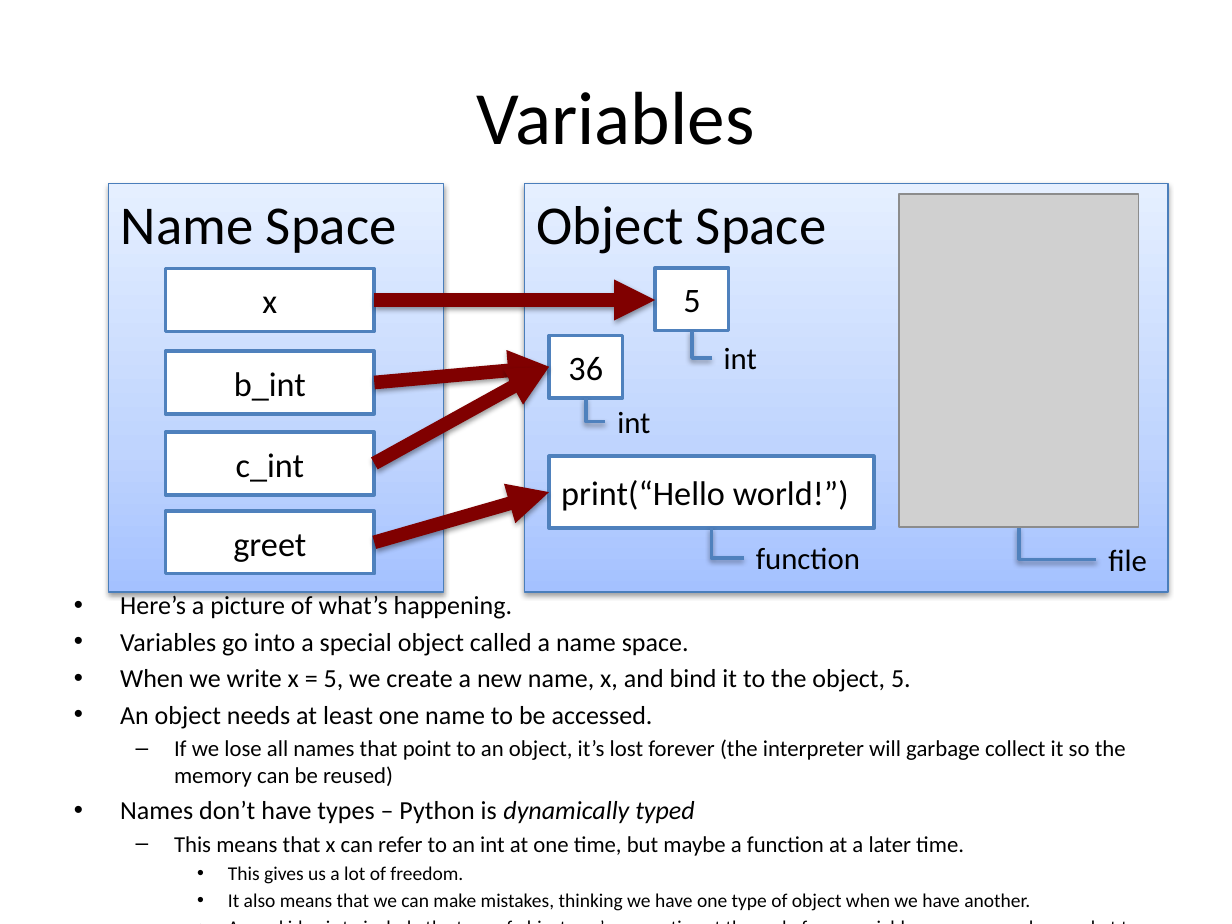
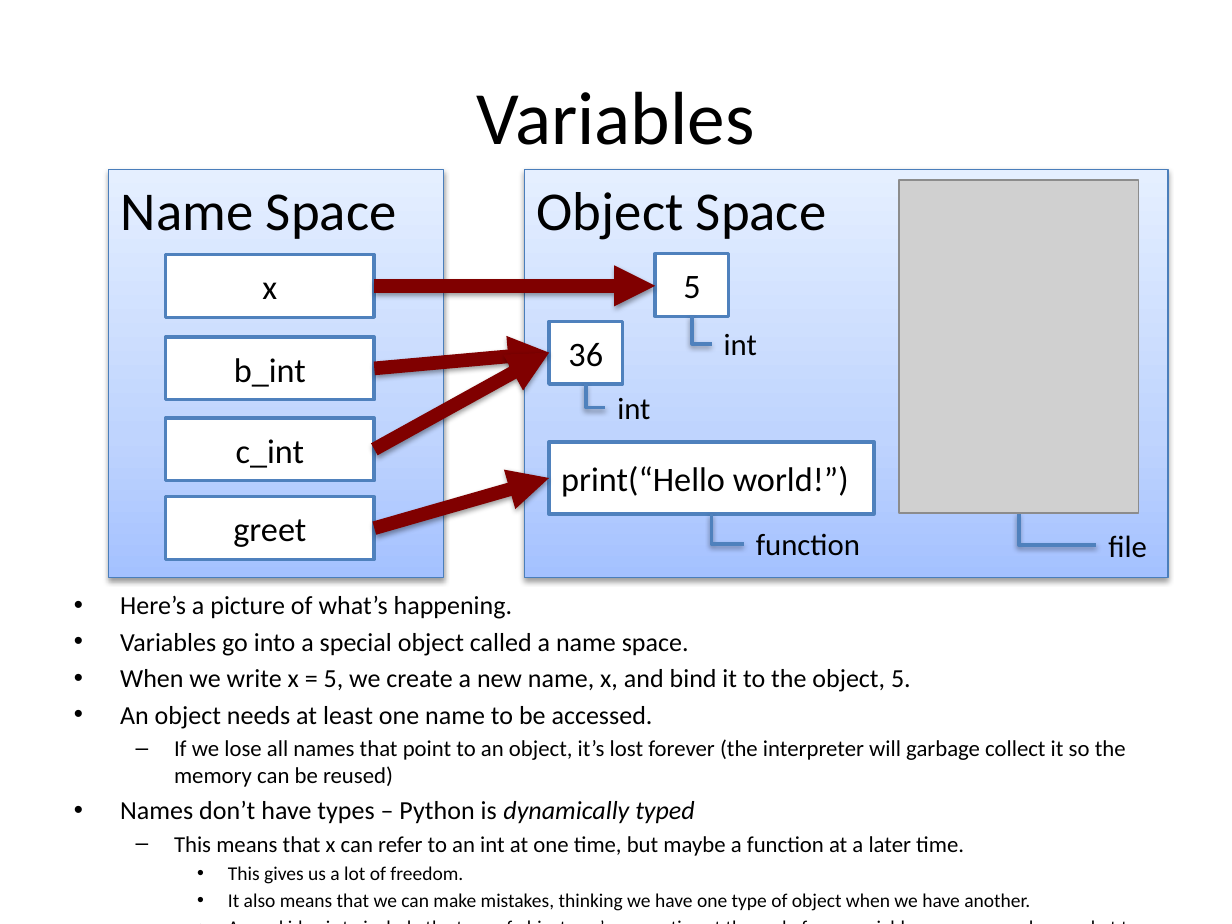
Before and after one commit to zengm71/Course-Overview, a slide deck: slide 3 of week_1/1.9 Variables.pptx. Drawn at 1232x924 pixels with LibreOffice and Linux fonts; fonts in the diff are those of the drawing; grey boxes stand for pictures. Boxes give left, top, right and bottom in pixels: in the first picture for what was removed or moved away, otherwise in the second. Text is boxed around its words. In the diff, an @@ line names an element or a change of style, - is before the commit and + after.

```diff
--- a/week_1/1.9 Variables.pptx
+++ b/week_1/1.9 Variables.pptx
@@ 9 rectangles, 4 texts, 4 elbow lines, 4 arrows, 1 picture: place and size @@
-9 rectangles, 4 texts, 4 elbow lines, 4 arrows, 1 picture at [108, 184, 1168, 591]
+9 rectangles, 4 texts, 4 elbow lines, 4 arrows, 1 picture at [108, 170, 1168, 578]
```
Also in this commit, not shown: 1 other slide changed, 4 other files.
